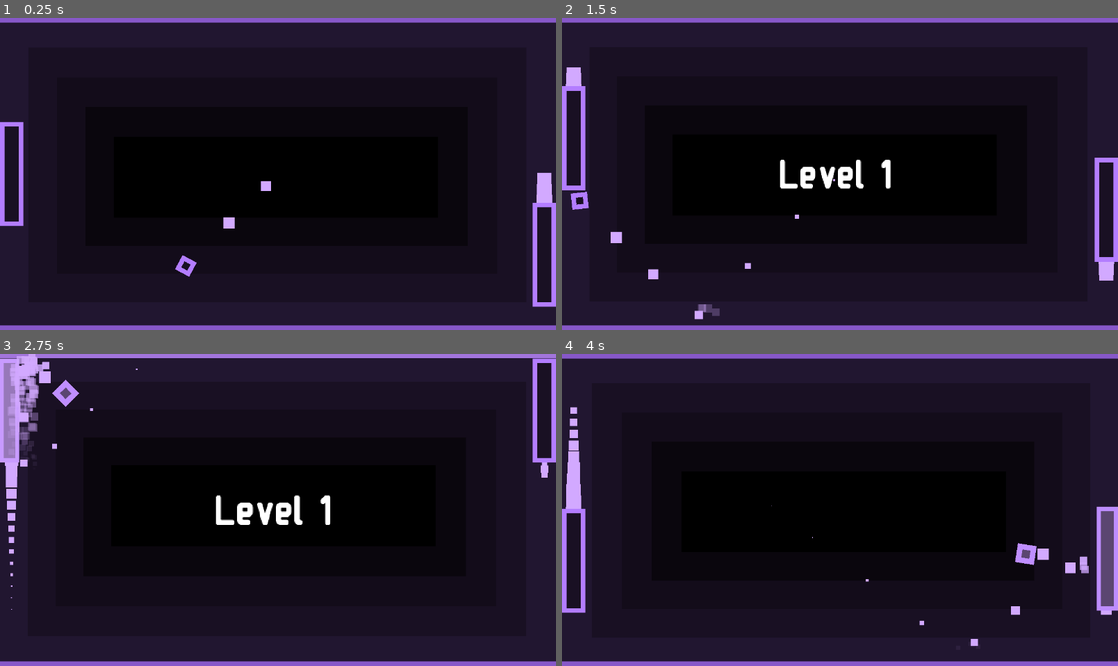
Above: before the commit, frames 1-4 (two rows, left to right).
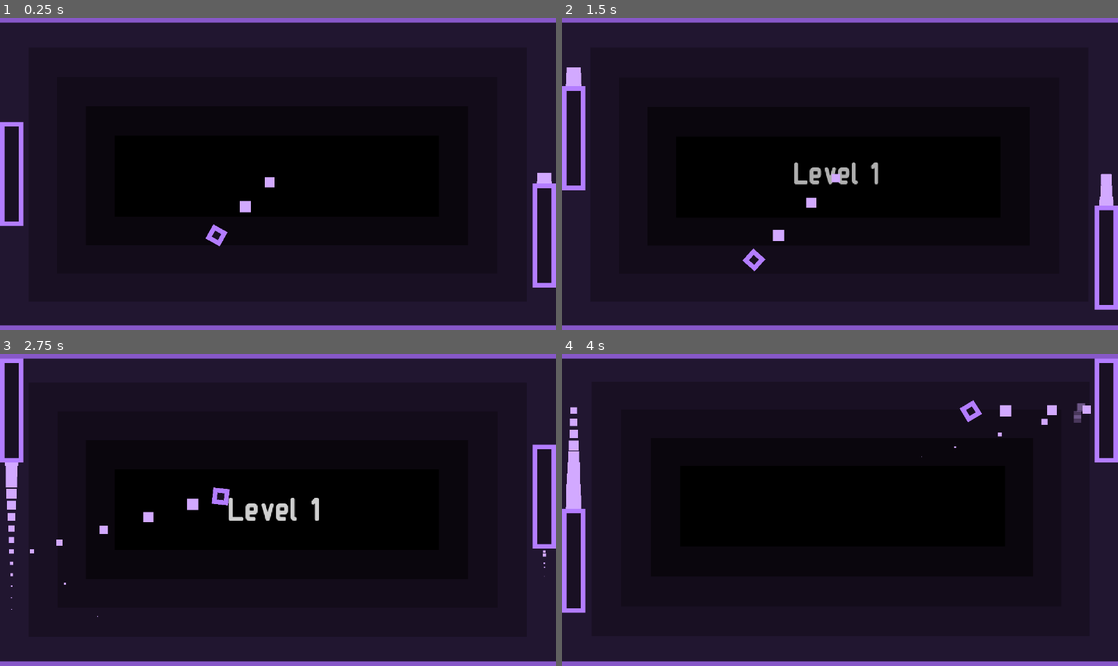
Above: after the commit, the same moments.

Repository: JoeZlonicky/interception
Game: Godot game, scene res://scenes/game/game.tscn
Same seed, same stepped clock (60 frames per second), same inputs: the game is played once before the commit and once after it.
Inputs:
- Up to frame 1 (0.25 s): no input
- Up to frame 2 (1.5 s): hold W (player_1_move_up) 0.53-1.28 s; tap Down (player_2_move_down) at 0.6 s; hold S (player_1_move_down) from 1.28 s (still down); tap Up (player_2_move_up) at 1.35 s
- Up to frame 3 (2.75 s): release S (player_1_move_down) at 2.03 s; hold W (player_1_move_up) from 2.03 s (still down); tap Down (player_2_move_down) at 2.1 s
- Up to frame 4 (4 s): tap Up (player_2_move_up) at 2.85 s; release W (player_1_move_up) at 3.53 s; hold S (player_1_move_down) from 3.53 s (still down); tap Down (player_2_move_down) at 3.6 s

The runs differ from the first frame. In frame 1, 1.0% of the frame differs, in the area x 31-100%, y 51-93%; in frame 2, 2.8%; in frame 3, 6.6%, in the area x 0-100%, y 0-85%; in frame 4, 3.0%.

Commit message:
Game mode config

Diff:
--- a/components/ball/ball.gd
+++ b/components/ball/ball.gd
@@ -5,9 +5,9 @@
 signal hit
 
 const HIT_PARTICLE_SCENE := preload("uid://be262xlxf8xgx")
-const MOVE_SPEED: float = 450.0
 const HITS_TO_EXPLODE: int = 15
 
+var speed: float = 0.0
 var direction := Vector2.RIGHT
 
 @onready var hit_sfx: AudioStreamPlayer2D = %HitSFX
@@ -25,7 +25,7 @@
 	if not direction:
 		return
 
-	var collision := move_and_collide(direction * MOVE_SPEED * delta)
+	var collision := move_and_collide(direction * speed * delta)
 	if not collision:
 		return
 
@@ -51,12 +51,12 @@
 
 	animation_player.play("flash")
 	if body is Paddle:
-		direction = get_paddle_bounce_direction(body, normal)
+		direction = _get_paddle_bounce_direction(body, normal)
 	else:
 		direction = direction.bounce(normal)
 
 
-func get_paddle_bounce_direction(paddle: Paddle, normal: Vector2) -> Vector2:
+func _get_paddle_bounce_direction(paddle: Paddle, normal: Vector2) -> Vector2:
 	var d := normal.rotated(-PI / 4.0)
 	var diff := global_position.y - paddle.global_position.y
 	var ratio := remap(diff, -paddle.HEIGHT / 2.0, paddle.HEIGHT / 2.0, 0, 1)
@@ -71,3 +71,7 @@
 		return
 
 	direction = new_direction.normalized()
+
+
+func set_speed(new_speed: float) -> void:
+	speed = new_speed
--- /dev/null
+++ b/content/game_modes/game_mode_data.gd
@@ -0,0 +1,16 @@
+class_name GameModeData
+extends Resource
+
+
+@export var title: String
+@export_multiline() var description: String
+
+@export var two_player: bool = false
+@export var enemies: bool = false
+@export_range(1.0, 1000.0) var paddle_speed: float = 300.0
+@export_range(1.0, 1000.0) var base_ball_speed: float = 300.0
+@export_range(0.0, 1000.0) var ball_speed_increase_per_level: float = 0.0
+
+
+func calculate_ball_speed(level: int) -> float:
+	return base_ball_speed + ball_speed_increase_per_level * level
--- /dev/null
+++ b/content/game_modes/single_player_enemies.tres
@@ -0,0 +1,11 @@
+[gd_resource type="Resource" script_class="GameModeData" format=3 uid="uid://dpw40xh6hcf3o"]
+
+[ext_resource type="Script" uid="uid://4hloh7qvq6u5" path="res://content/game_modes/game_mode_data.gd" id="1_l3ty3"]
+
+[resource]
+script = ExtResource("1_l3ty3")
+title = "Single Player Combat"
+description = "Progress levels against enemies with a wall for an ally. Ball speed increases each level."
+enemies = true
+ball_speed_increase_per_level = 25.0
+metadata/_custom_type_script = "uid://4hloh7qvq6u5"
--- /dev/null
+++ b/content/game_modes/two_player_enemies.tres
@@ -0,0 +1,12 @@
+[gd_resource type="Resource" script_class="GameModeData" format=3 uid="uid://e3r6modmgfot"]
+
+[ext_resource type="Script" uid="uid://4hloh7qvq6u5" path="res://content/game_modes/game_mode_data.gd" id="1_juh7q"]
+
+[resource]
+script = ExtResource("1_juh7q")
+title = "Two Player Combat"
+description = "Progress levels against enemies with a second player. Ball speed increases each level."
+two_player = true
+enemies = true
+ball_speed_increase_per_level = 25.0
+metadata/_custom_type_script = "uid://4hloh7qvq6u5"
--- a/scenes/game/game.gd
+++ b/scenes/game/game.gd
@@ -3,6 +3,8 @@
 
 
 const BALL_SCENE := preload("uid://dpieyslanfybp")
+
+@export var game_mode: GameModeData
 
 var ball: Ball = null
 var level: int = 0
@@ -40,6 +42,7 @@
 	var starting_angle: float = [1, 3, 5, 7].pick_random() * PI / 4.0
 	var starting_direction := Vector2.from_angle(starting_angle)
 	ball.set_direction(starting_direction)
+	_update_ball_speed()
 
 	# Update what the AI paddles is following
 	right_paddle.target = ball
@@ -47,6 +50,7 @@
 
 func next_level() -> void:
 	level += 1
+	_update_ball_speed()
 	background_layer.next_level(level)
 
 
@@ -66,6 +70,12 @@
 	spawn_ball()
 
 
+func _update_ball_speed() -> void:
+	var ball_speed := game_mode.calculate_ball_speed(level)
+	if ball:
+		ball.set_speed(ball_speed)
+
+
 func _ball_out_of_bounds() -> void:
 	restart()
 
--- a/scenes/game/game.tscn
+++ b/scenes/game/game.tscn
@@ -2,6 +2,7 @@
 
 [ext_resource type="Script" uid="uid://b8qgljfi4ut1u" path="res://scenes/game/game.gd" id="1_l1rk1"]
 [ext_resource type="PackedScene" uid="uid://bkfh4413q1gg6" path="res://components/background_layer/background_layer.tscn" id="2_5i0tg"]
+[ext_resource type="Resource" uid="uid://e3r6modmgfot" path="res://content/game_modes/two_player_enemies.tres" id="2_bdhmt"]
 [ext_resource type="PackedScene" uid="uid://dfq6d3x5qit4i" path="res://components/paddle/paddle.tscn" id="2_vasa2"]
 [ext_resource type="AudioStream" uid="uid://o44jal8svjmx" path="res://common/sfx/score.wav" id="3_h7iqs"]
 [ext_resource type="PackedScene" uid="uid://cqs024kaj0suc" path="res://components/boundary/boundary.tscn" id="4_87uf6"]
@@ -15,6 +16,7 @@
 
 [node name="Game" type="Node2D" unique_id=156740021]
 script = ExtResource("1_l1rk1")
+game_mode = ExtResource("2_bdhmt")
 
 [node name="BackgroundLayer" parent="." unique_id=1762240081 instance=ExtResource("2_5i0tg")]
 
Not shown, added: content/game_modes/game_mode_data.gd.uid
Binary file changed: lang/game_text.en.translation
Binary file changed: lang/game_text.ja.translation
